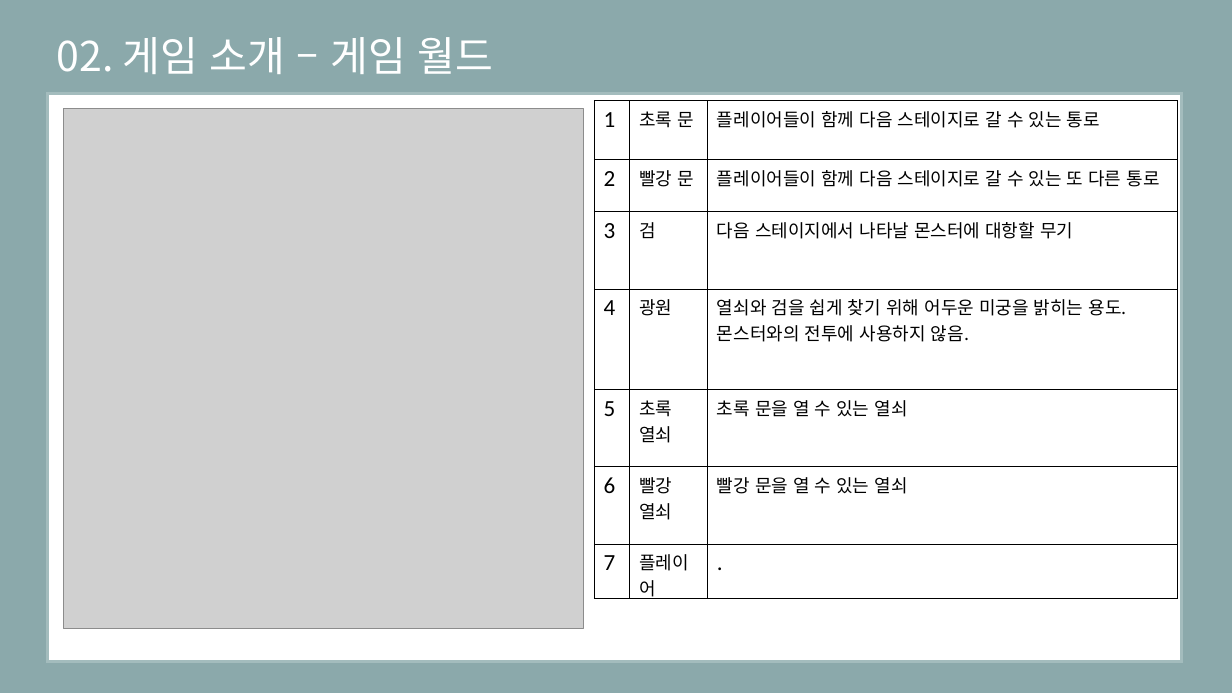
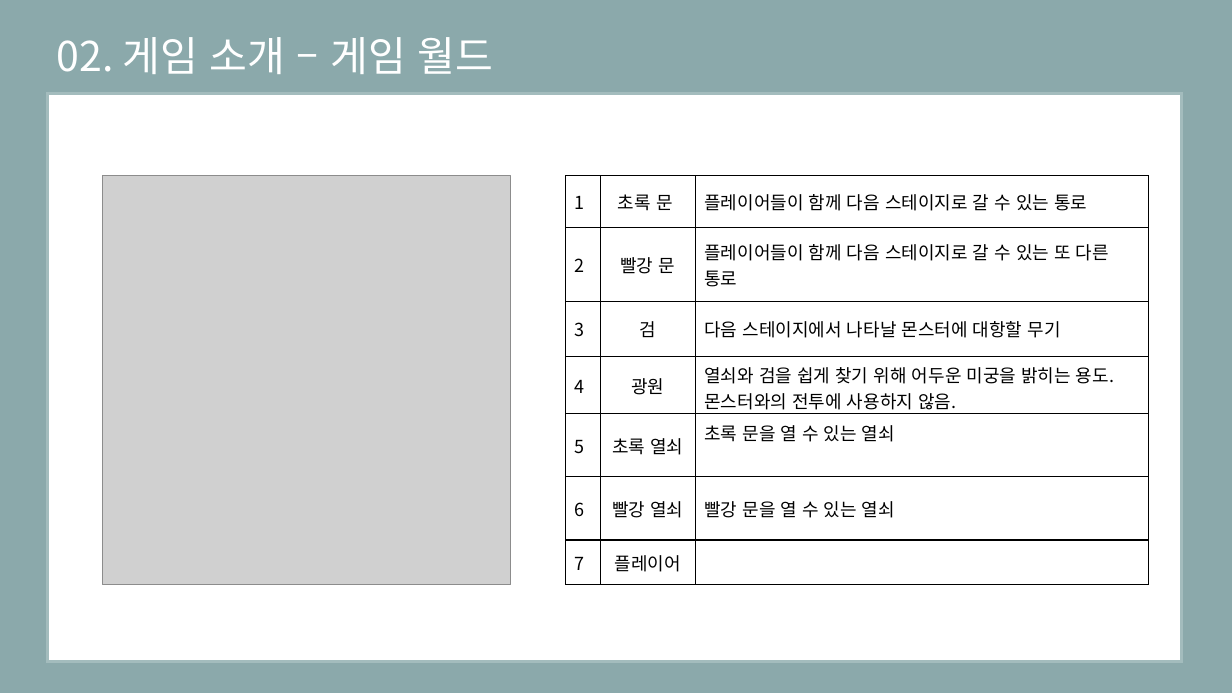
Before and after one commit to eunjiyun/Graduation_Work, a slide deck: slide 9 of Game_Design/2019184003 김 선아 장르 제안서.pptx. Drawn at 1232x693 pixels with LibreOffice and Linux fonts; fonts in the diff are those of the drawing; grey boxes stand for pictures. Boxes give left, top, right and bottom in pixels: in the first picture for what was removed or moved away, otherwise in the second. Text is boxed around its words. In the diff, an @@ line names an element or a change of style, - is before the commit and + after.

```diff
--- a/Game_Design/2019184003 김 선아 장르 제안서.pptx
+++ b/Game_Design/2019184003 김 선아 장르 제안서.pptx
@@ picture: place and size @@
-picture at box(64, 109, 584, 629)
+picture at box(103, 176, 512, 585)
@@ table at box(566, 176, 1149, 585) @@
-row 7, column 3: .
+row 7, column 3: 
@@ size 18 to 14 pt, font Calibri to Noto Sans CJK KR in "1", "2", "3", "4" and 3 more places @@
@@ alignment left to centre @@
@@ table: place and size @@
-table at box(594, 101, 1177, 641)
+table at box(566, 176, 1149, 585)
```
Also in this commit, not shown: 6 other slides changed, 1 slide added.
